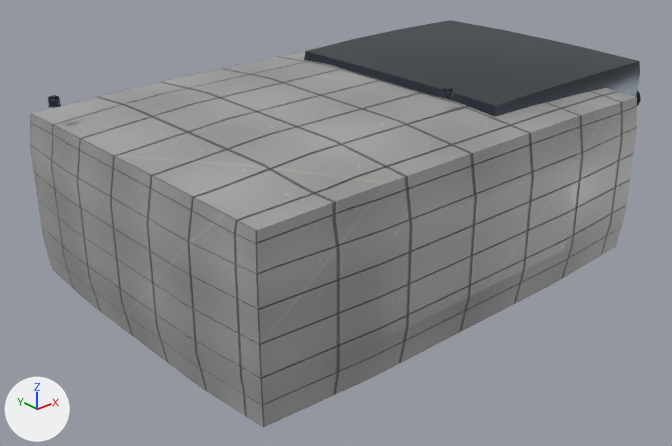
An edit to the Blender file assets/ships/parts/blender/place_mining_drone_authored.blend, drawn before and after from the same camera.
Camera for both pictures: a 50 mm camera at (-2.56, -4.18, 2.83) aimed at (1.45, 0.34, 0.08). The axes (+X, +Y, +Z) are drawn at lower left. The lights are the same throughout. The picture after the commit comes second.

The first picture shows 'Drone_Body', 'place_mining_drone_Material_Mechanical_Merged' and 1 more.
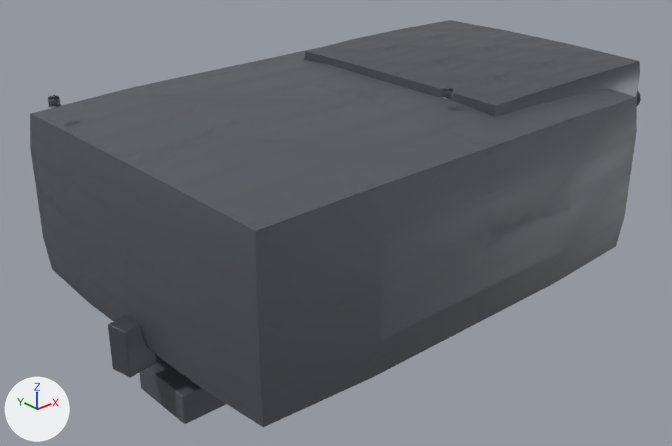
What changed in the scene script:
```text
Add img_place_mining_drone_wear_mask_2k_jpg:
    img_place_mining_drone_wear_mask_2k_jpg = load_image('place_mining_drone_wear_mask_2k.jpg', '../textures/place_mining_drone/place_mining_drone_wear_mask_2k.jpg', 1024, 1024, 'Non-Color')
Add mat_material_hull:
    mat_material_hull = bpy.data.materials.new('Material_Hull')
    # colours: dark grey #5d6169
    # uses the picture img_place_mining_drone_wear_mask_2k_jpg
Add mat_material_mechanical:
    mat_material_mechanical = bpy.data.materials.new('Material_Mechanical')
    # colours: dark grey #5d6169
    # uses the picture img_place_mining_drone_wear_mask_2k_jpg
Change me_drone_body:
    where me_drone_body.from_pydata(...)  # 150 vertices, 192 faces; spans x -1.6..1.6, y -1.2..1.2, z -0.6..0.6
    remove me_drone_body.materials.append(mat_material_hull_005)
    add me_drone_body.materials.append(mat_material_hull)
Add me_cube_003:
    me_cube_003.from_pydata(...)  # a box spanning x -0.5..0.5, y -0.5..0.5, z -0.5..0.5
    me_cube_003.materials.append(mat_material_mechanical)
Add me_cube_002:
    me_cube_002.from_pydata(...)  # a box spanning x -0.5..0.5, y -0.5..0.5, z -0.5..0.5
    me_cube_002.materials.append(mat_material_hull)
Add ob_det_thruster_pod:
    ob_det_thruster_pod = bpy.data.objects.new('DET_thruster_pod', me_cube_003)
    ob_det_thruster_pod.parent = ob_drone_body
    ob_det_thruster_pod.matrix_parent_inverse = Matrix(((1.0, 0.0, 0.0, -1.2), (0.0, 1.0, 0.0, 0.0), (0.0, 0.0, 1.0, -0.55), (0.0, 0.0, 0.0, 1.0)))
    ob_det_thruster_pod.location = (-0.4, 0.0, 0.0)
    ob_det_thruster_pod.rotation_euler = (0.0, 0.0, 0.2)  # degrees (0, 0, 11)
    ob_det_thruster_pod.scale = (0.2, 0.15, 0.3)
    _m = ob_det_thruster_pod.modifiers.new('BEVEL', 'BEVEL')
    _m.width = 0.03
    _m.width_pct = 0.03
    _m.segments = 2
    _m = ob_det_thruster_pod.modifiers.new('WN', 'WEIGHTED_NORMAL')
    _m.keep_sharp = True
Add ob_det_ore_collector:
    ob_det_ore_collector = bpy.data.objects.new('DET_ore_collector', me_cube_002)
    ob_det_ore_collector.parent = ob_drone_body
    ob_det_ore_collector.matrix_parent_inverse = Matrix(((1.0, 0.0, 0.0, -1.2), (0.0, 1.0, 0.0, 0.0), (0.0, 0.0, 1.0, -0.55), (0.0, 0.0, 0.0, 1.0)))
    ob_det_ore_collector.location = (0.0, 0.0, -0.4)
    ob_det_ore_collector.scale = (0.5, 0.5, 0.2)
    _m = ob_det_ore_collector.modifiers.new('BEVEL', 'BEVEL')
    _m.width = 0.03
    _m.width_pct = 0.03
    _m.segments = 2
    _m = ob_det_ore_collector.modifiers.new('WN', 'WEIGHTED_NORMAL')
    _m.keep_sharp = True
```

Changed parts and their boxes (x1, y1, x2, y2) in the pictures (672 x 446 px):
'Drone_Body', recoloured (darker): (30, 48, 637, 427) in both
'DET_ore_collector', added: after (139, 354, 226, 424)
'DET_thruster_pod', added: after (108, 315, 156, 378)
